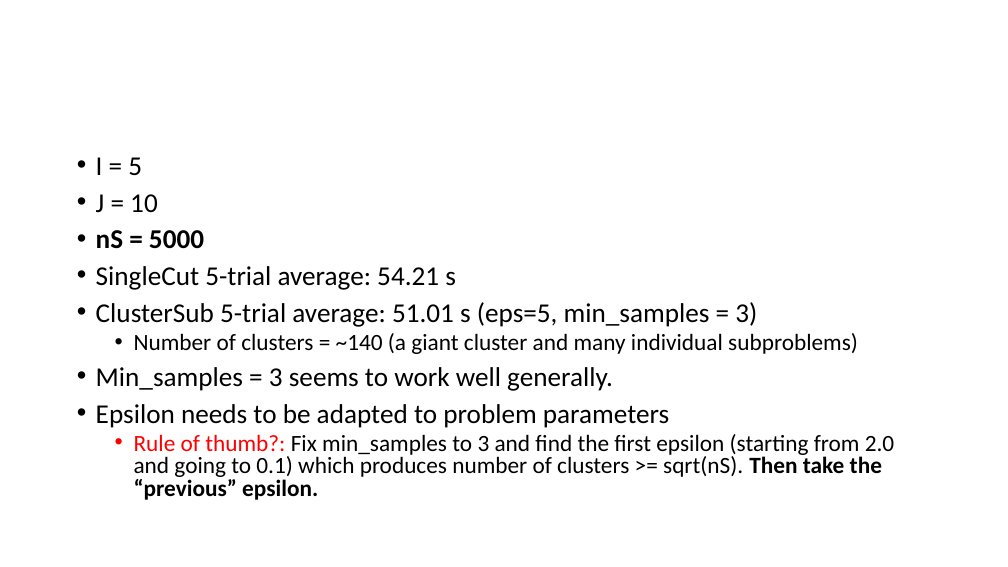
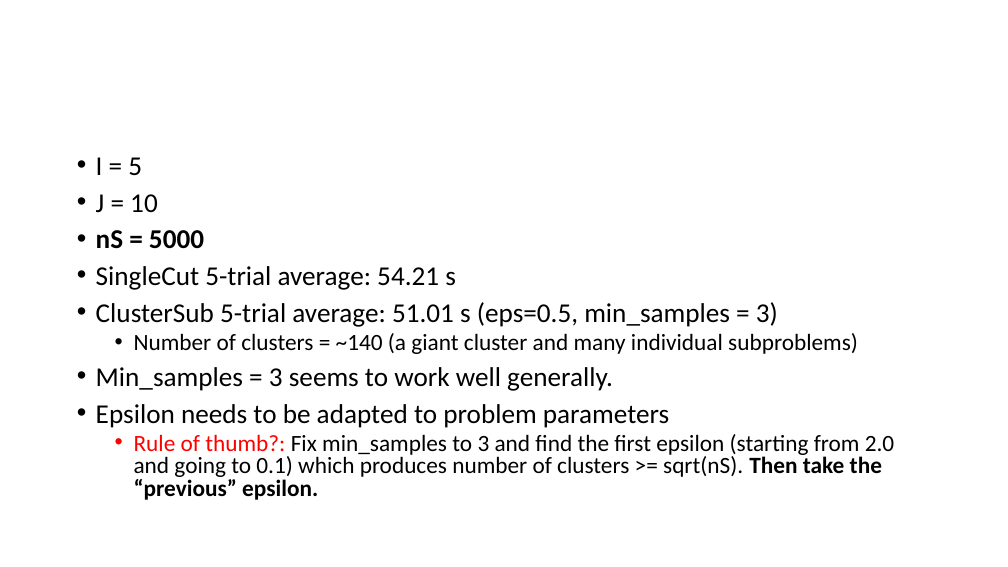
Before and after one commit to parkjan4/SPRO_project, a slide deck: slide 10 of preliminary_results.pptx. Drawn at 1008x567 pixels with LibreOffice and Linux fonts; fonts in the diff are those of the drawing. Boxes give left, top, right and bottom in pixels: in the first picture for what was removed or moved away, otherwise in the second. Text is boxed around its words. In the diff, an @@ line names an element or a change of style, - is before the commit and + after.

```diff
--- a/preliminary_results.pptx
+++ b/preliminary_results.pptx
@@ text at box(96, 302, 778, 327): text changed @@
-• ClusterSub 5-trial average: 51.01 s (eps=5, min_samples = 3)
+• ClusterSub 5-trial average: 51.01 s (eps=0.5, min_samples = 3)
```
Also in this commit, not shown: 2 other slides changed, 2 other files.
